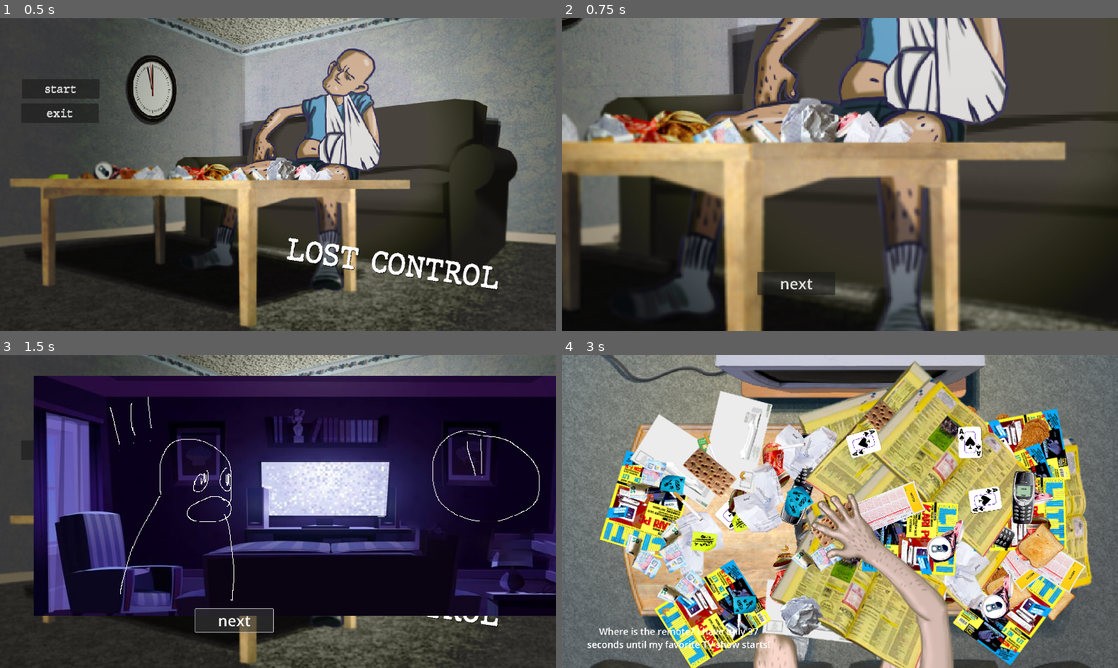
Above: before the commit, frames 1-4 (two rows, left to right).
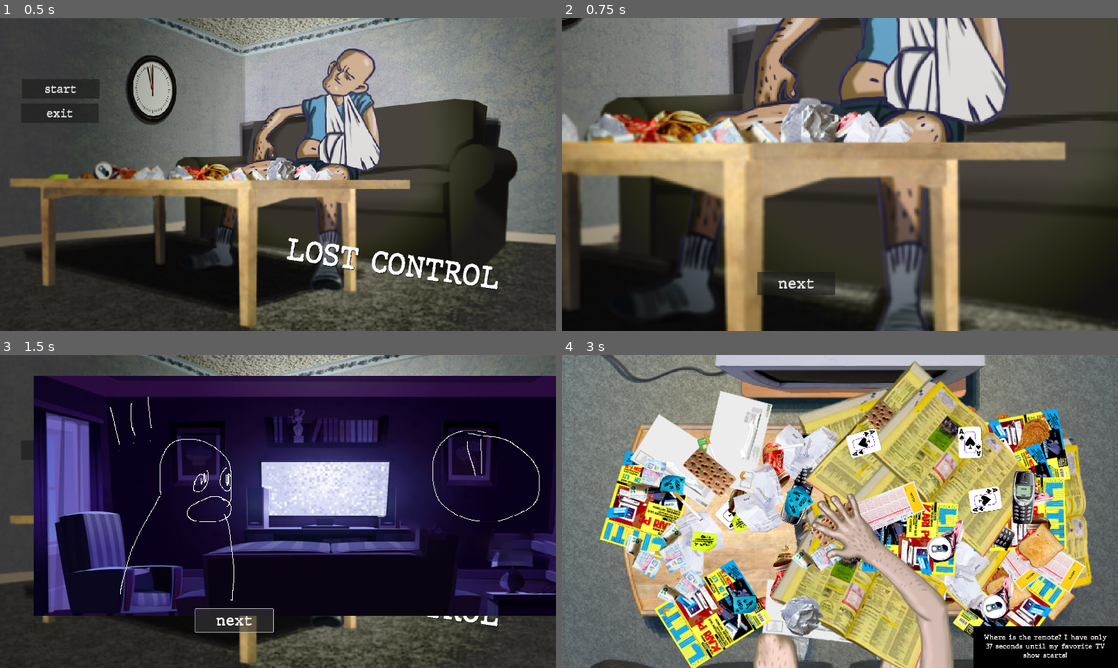
Above: after the commit, the same moments.

Repository: Hesuvius/LOST_CONTROL
Game: Godot game, scene res://start_menu/menu.tscn
The game is run twice, just before and just after one commit, with the same random seed, the same clock (stepped at 60 frames per second) and the same inputs.
Inputs:
- Up to frame 1 (0.5 s): no input
- Up to frame 2 (0.75 s): click "start" at 0.5 s
- Up to frame 3 (1.5 s): click "next" at 1.25 s
- Up to frame 4 (3 s): click "next" at 2 s; click "next" at 2.75 s

Frame 1 is identical in both runs. In frame 2, 0.1% of the frame differs, in the area x 38-46%, y 83-87%; in frame 3, 0.1%; in frame 4, 3.9%, in the area x 4-100%, y 86-100%.

Commit message:
Ui viilausta

Diff:
--- a/Lost Control/Lose_scene/Lose.tscn
+++ b/Lost Control/Lose_scene/Lose.tscn
@@ -1,5 +1,6 @@
-[gd_scene load_steps=3 format=3 uid="uid://dkqyrqcq5wpgs"]
+[gd_scene load_steps=4 format=3 uid="uid://dkqyrqcq5wpgs"]
 
+[ext_resource type="FontFile" uid="uid://h0v8h3l3cdpa" path="res://Fonts/typewriter font/JMH Typewriter-Bold.ttf" id="1_7qebn"]
 [ext_resource type="AudioStream" uid="uid://hw0d60di5860" path="res://sound and music/lost_remote_hidas_02.mp3" id="1_f46ax"]
 [ext_resource type="Script" path="res://Lose_scene/Back to menu button.gd" id="2_metpv"]
 
@@ -14,6 +15,7 @@
 rotation = 0.0236144
 theme_override_colors/default_color = Color(0, 0.286275, 0.541176, 1)
 theme_override_colors/font_outline_color = Color(0.658824, 0, 0.643137, 1)
+theme_override_fonts/normal_font = ExtResource("1_7qebn")
 theme_override_font_sizes/normal_font_size = 60
 bbcode_enabled = true
 text = "You never found your remote and got depressed."
@@ -42,6 +44,7 @@
 offset_top = 950.0
 offset_right = 1853.0
 offset_bottom = 1029.0
+theme_override_fonts/font = ExtResource("1_7qebn")
 theme_override_font_sizes/font_size = 37
 text = "Try again.."
 script = ExtResource("2_metpv")
--- a/Lost Control/Winning_scene/Win.tscn
+++ b/Lost Control/Winning_scene/Win.tscn
@@ -1,5 +1,6 @@
-[gd_scene load_steps=7 format=3 uid="uid://bj8dakdkh3eln"]
+[gd_scene load_steps=8 format=3 uid="uid://bj8dakdkh3eln"]
 
+[ext_resource type="FontFile" uid="uid://h0v8h3l3cdpa" path="res://Fonts/typewriter font/JMH Typewriter-Bold.ttf" id="1_ngjl6"]
 [ext_resource type="AudioStream" uid="uid://hw0d60di5860" path="res://sound and music/lost_remote_hidas_02.mp3" id="1_shaoi"]
 [ext_resource type="Texture2D" uid="uid://b6o1c6ab0crpu" path="res://graphics/win_arm.png" id="3_8ph4t"]
 [ext_resource type="Script" path="res://Lose_scene/Back to menu button.gd" id="4_1x4m3"]
@@ -18,6 +19,7 @@
 rotation = -0.164061
 theme_override_colors/default_color = Color(1, 1, 1, 1)
 theme_override_colors/font_outline_color = Color(0.658824, 0, 0.643137, 1)
+theme_override_fonts/normal_font = ExtResource("1_ngjl6")
 theme_override_font_sizes/normal_font_size = 60
 bbcode_enabled = true
 text = "You found the remote and didn't miss your favourite show! :)"
@@ -60,6 +62,7 @@
 offset_top = 915.0
 offset_right = 1592.0
 offset_bottom = 1033.0
+theme_override_fonts/font = ExtResource("1_ngjl6")
 theme_override_font_sizes/font_size = 37
 text = "Back to menu !"
 script = ExtResource("4_1x4m3")
--- a/Lost Control/main.tscn
+++ b/Lost Control/main.tscn
@@ -36,6 +36,7 @@
 [ext_resource type="Texture2D" uid="uid://cymota14uso2" path="res://graphics/roskaa/bansku.png" id="26_qdr7x"]
 [ext_resource type="Texture2D" uid="uid://cn7165vvh000k" path="res://graphics/roskaa/kirje.png" id="27_i3ibl"]
 [ext_resource type="Texture2D" uid="uid://b0tk45sc7ilp7" path="res://graphics/roskaa/papers.png" id="28_t7km5"]
+[ext_resource type="FontFile" uid="uid://h0v8h3l3cdpa" path="res://Fonts/typewriter font/JMH Typewriter-Bold.ttf" id="33_hrx1w"]
 
 [sub_resource type="RectangleShape2D" id="RectangleShape2D_vo865"]
 size = Vector2(72, 224)
@@ -45,6 +46,13 @@
 
 [sub_resource type="CircleShape2D" id="CircleShape2D_socay"]
 radius = 69.26
+
+[sub_resource type="Gradient" id="Gradient_glqio"]
+offsets = PackedFloat32Array(0.968912, 1)
+
+[sub_resource type="GradientTexture2D" id="GradientTexture2D_yh4c7"]
+gradient = SubResource("Gradient_glqio")
+fill_to = Vector2(0, 1)
 
 [node name="Main" type="Node2D"]
 script = ExtResource("1_g2hj1")
@@ -442,12 +450,18 @@
 z_index = 1000
 metadata/_edit_lock_ = true
 
+[node name="Sprite2D" type="Sprite2D" parent="HUD"]
+position = Vector2(1673.75, 1045.75)
+scale = Vector2(7.91406, 3.44531)
+texture = SubResource("GradientTexture2D_yh4c7")
+
 [node name="Help" type="RichTextLabel" parent="HUD"]
-offset_left = 75.0
-offset_top = 931.0
-offset_right = 731.0
-offset_bottom = 1024.0
-theme_override_font_sizes/normal_font_size = 32
+offset_left = 1442.0
+offset_top = 958.0
+offset_right = 1897.0
+offset_bottom = 1054.0
+theme_override_fonts/normal_font = ExtResource("33_hrx1w")
+theme_override_font_sizes/normal_font_size = 24
 bbcode_enabled = true
 text = "[center]Where is the remote? I have 38 seconds until my favorite TV show starts![/center]"
 fit_content = true
--- a/Lost Control/start_menu/menu.tscn
+++ b/Lost Control/start_menu/menu.tscn
@@ -49,6 +49,7 @@
 offset_right = 943.0
 offset_bottom = 956.0
 theme = SubResource("Theme_y0f10")
+theme_override_fonts/font = ExtResource("6_xfg26")
 theme_override_font_sizes/font_size = 52
 text = "next"
 
Not shown: 1 places in Lost Control/main.tscn that only renumber resources
